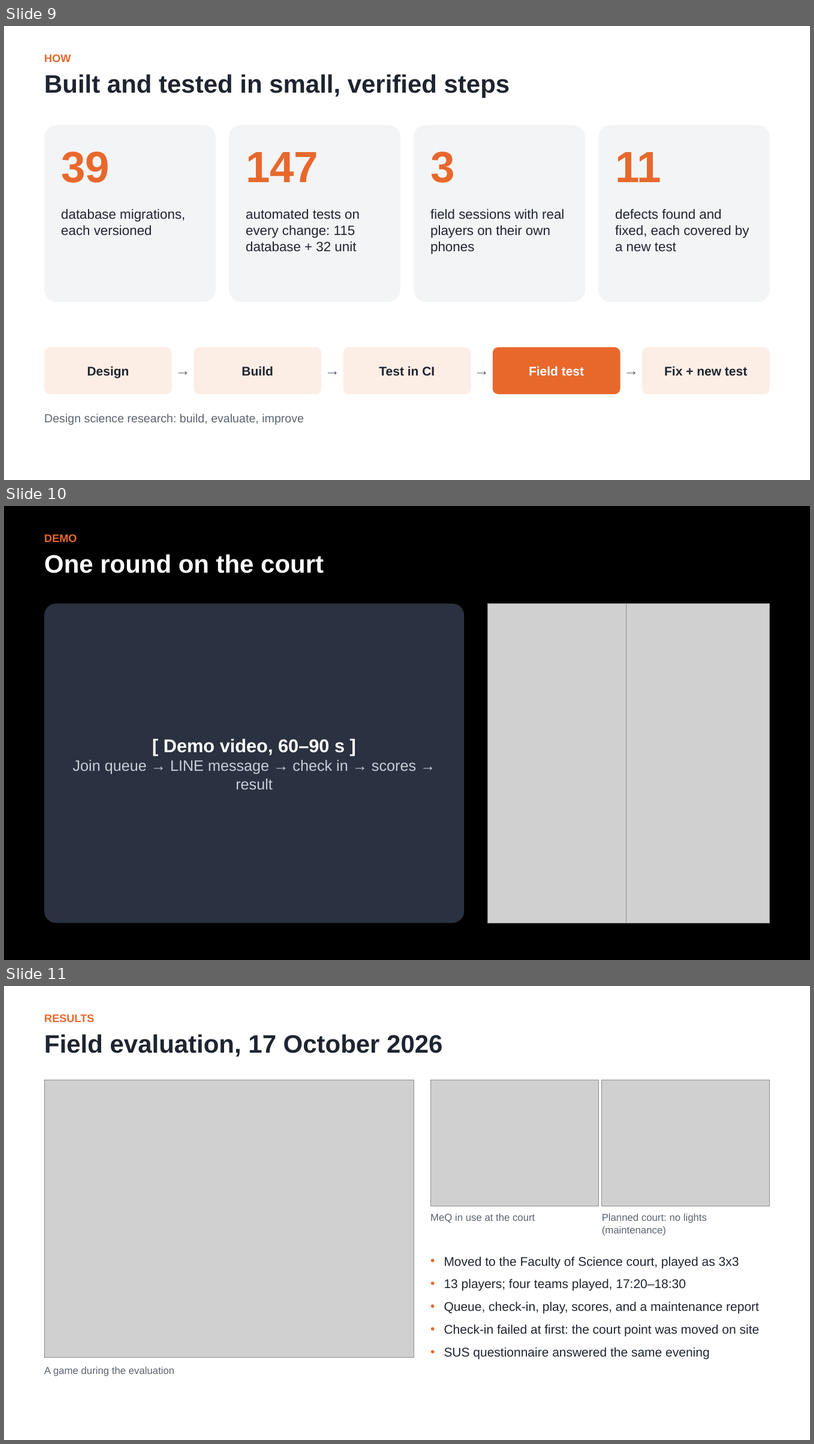
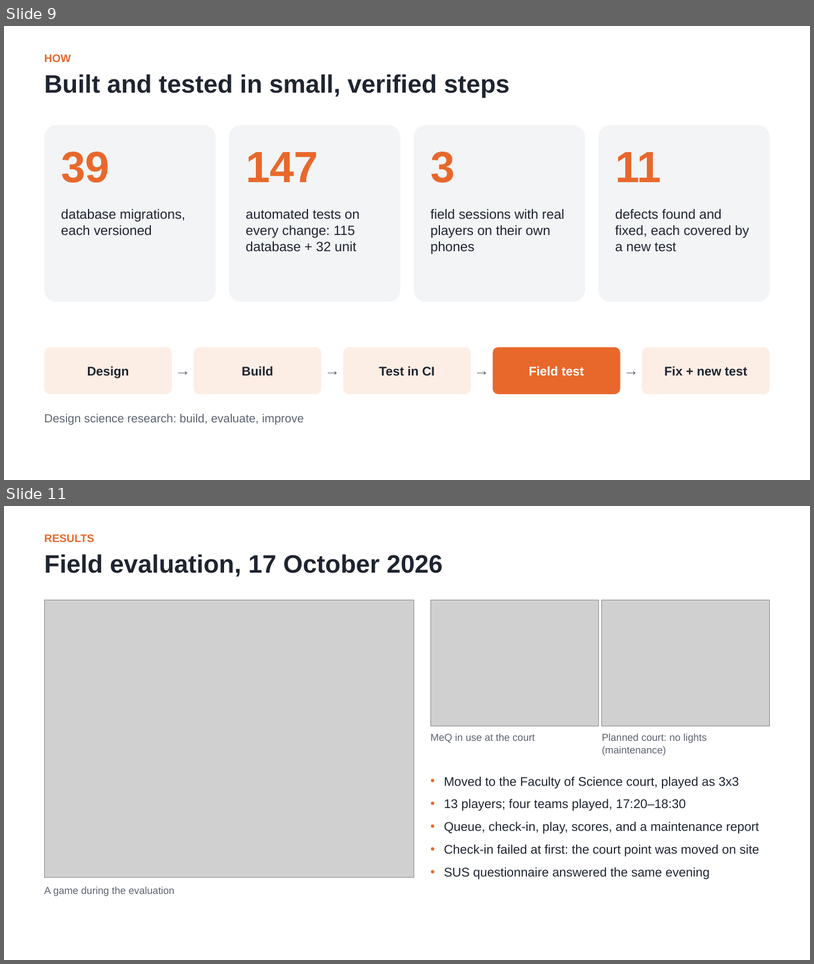
Before and after one commit to Nokpednam/MeQ-web-app, a slide deck: docs/report/slides/MeQ_Presentation.pptx. Shown one above the other, each under a label of ours: slides 9, 10 and 11 before the commit, slides 9 and 11 after it; the slides between them are not shown. The pictures are 814x1444 and 814x964 pixels, drawn with LibreOffice and Linux fonts; fonts in the diff are those of the drawing; grey boxes stand for pictures. Boxes give left, top, right and bottom in pixels: in the first picture for what was removed or moved away, otherwise in the second. Text is boxed around its words. In the diff, an @@ line names an element or a change of style, - is before the commit and + after.

```diff
--- a/docs/report/slides/MeQ_Presentation.pptx
+++ b/docs/report/slides/MeQ_Presentation.pptx
@@ slide 10 removed at box(4, 506, 810, 960), background #010000 @@
@@ text removed at box(44, 534, 77, 542) @@
-DEMO
@@ text removed at box(44, 554, 324, 573) @@
-One round on the court
@@ rounded rectangle removed at box(45, 603, 464, 923) @@
-[ Demo video, 60–90 s ]
-Join queue → LINE message → check in → scores → result
@@ picture removed at box(488, 603, 632, 923) @@
@@ picture removed at box(626, 603, 770, 923) @@
```
Also in this commit, not shown: 1 slide added, 2 other files.
